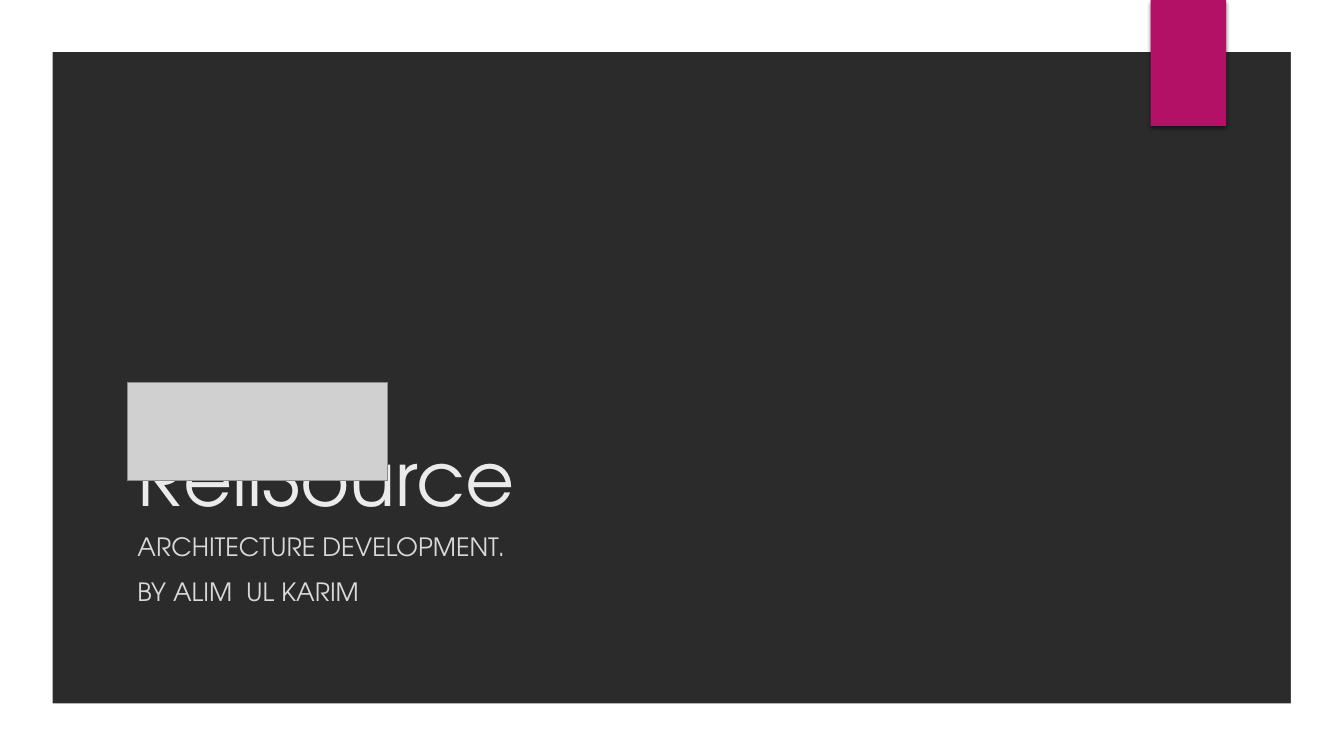
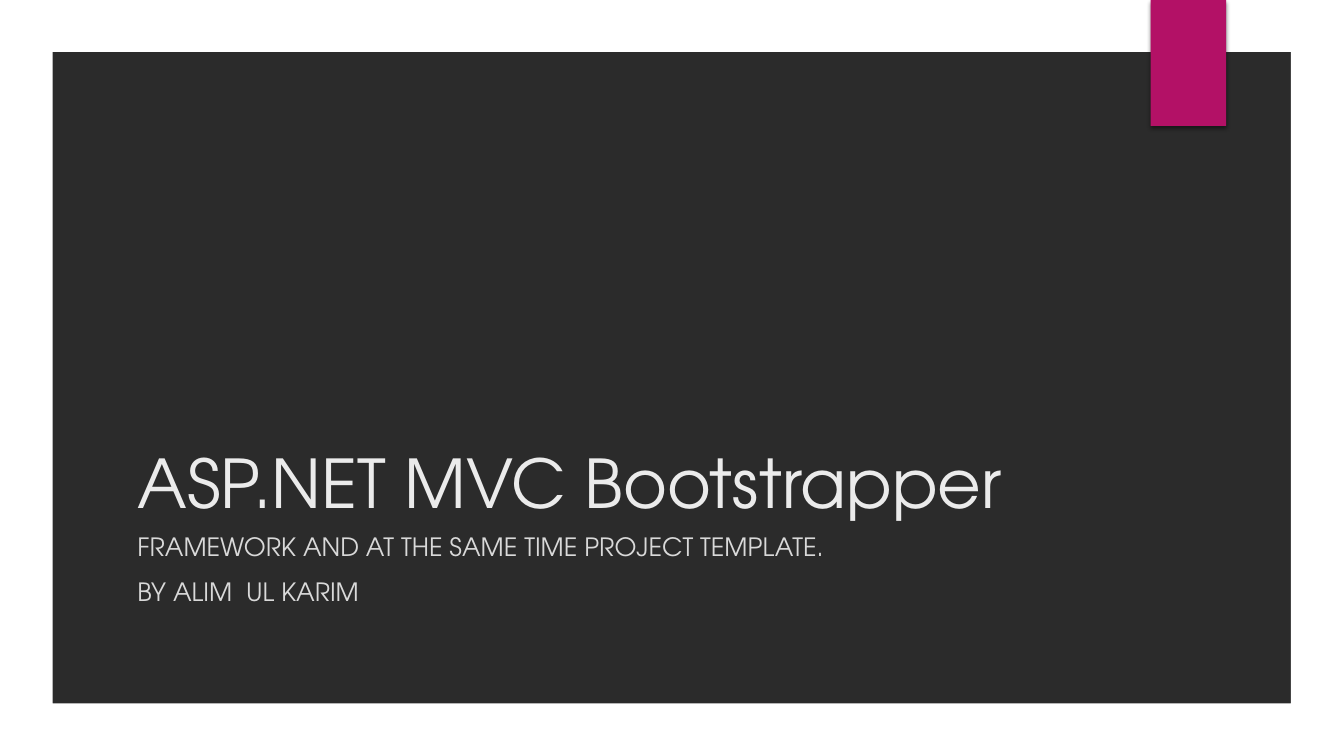
Before and after one commit to accorddeveloper/ASP.NET-MVC-Bootstrapper-Installed-Example, a slide deck: slide 1 of Presentation.pptx. Drawn at 1344x756 pixels with LibreOffice and Linux fonts; fonts in the diff are those of the drawing; grey boxes stand for pictures; background and template pictures are left out; a plain dark background stands for a picture behind light text. Boxes give left, top, right and bottom in pixels: in the first picture for what was removed or moved away, otherwise in the second. Text is boxed around its words. In the diff, an @@ line names an element or a change of style, - is before the commit and + after.

```diff
--- a/Presentation.pptx
+++ b/Presentation.pptx
@@ picture removed at bbox=[127, 383, 387, 481] @@
@@ title at bbox=[137, 457, 1002, 539]: text changed; size 54 to 48 pt @@
-ReliSource
+ASP.NET MVC Bootstrapper
@@ subtitle at bbox=[137, 537, 823, 557]: text changed @@
-ARCHITECTURE DEVELOPMENT.
+FRAMEWORK AND AT THE SAME TIME PROJECT TEMPLATE.
```
Also in this commit, not shown: 3 other slides changed, 5 other files.
